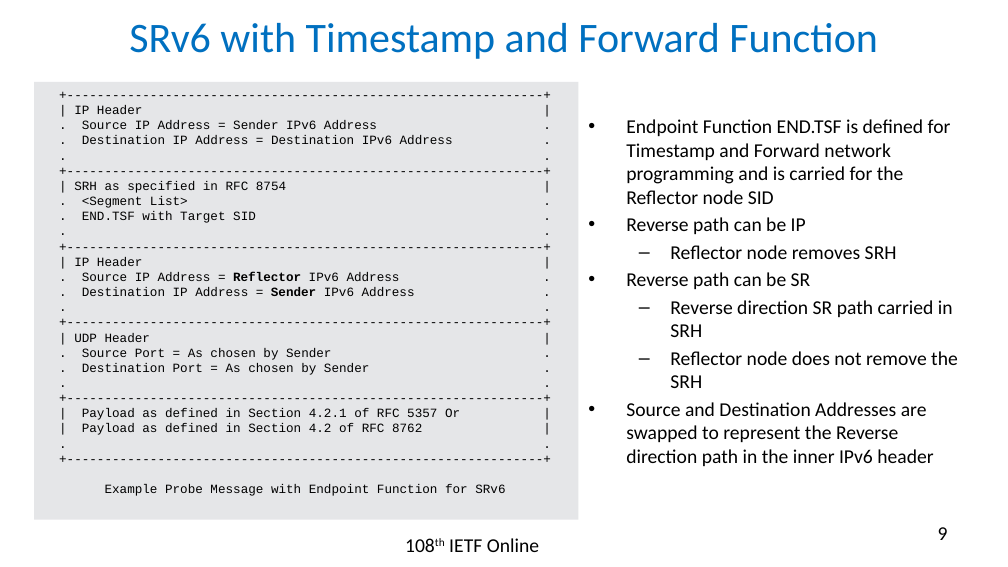
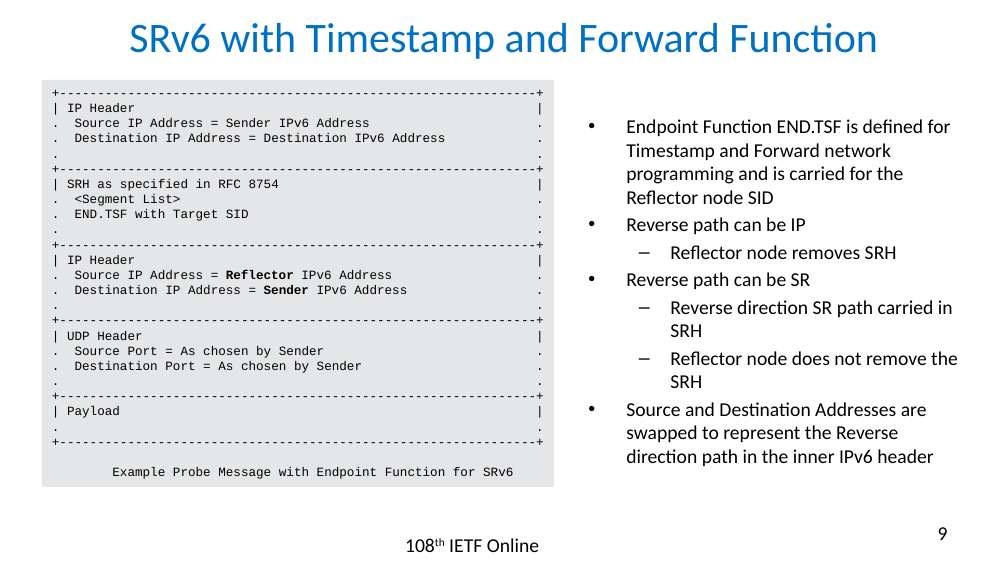
Before and after one commit to rakgandhi/ietf-slides, a slide deck: slide 9 of draft-gandhi-spring-sr-enhanced-plm-02.pptx. Drawn at 1008x567 pixels with LibreOffice and Linux fonts; fonts in the diff are those of the drawing. Boxes give left, top, right and bottom in pixels: in the first picture for what was removed or moved away, otherwise in the second. Text is boxed around its words. In the diff, an @@ line names an element or a change of style, - is before the commit and + after.

```diff
--- a/draft-gandhi-spring-sr-enhanced-plm-02.pptx
+++ b/draft-gandhi-spring-sr-enhanced-plm-02.pptx
@@ rectangle "+----------------------------------------------------------- ...": place and size @@
-rectangle "+----------------------------------------------------------- ..." at <box>34,82,579,519</box>
+rectangle "+----------------------------------------------------------- ..." at <box>42,80,554,487</box>
@@ text in rectangle at <box>67,406,120,418</box>: text changed @@
-| Payload as defined in Section 4.2.1 of RFC 5357 Or |
-| Payload as defined in Section 4.2 of RFC 8762 |
+| Payload |
```
Also in this commit, not shown: 5 other slides changed, 1 other file.
